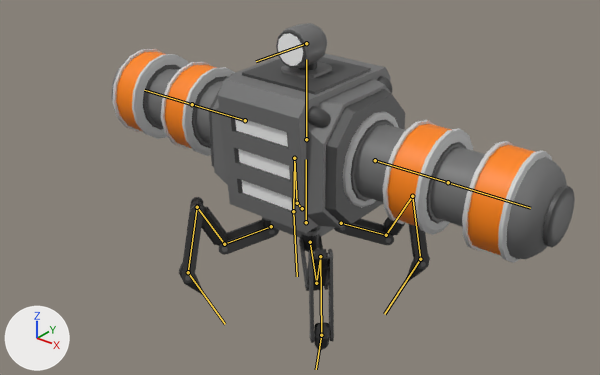
The FBX model BundleProject/Assets/Survivors/Technician/Allies/Mesh/TechnicianRobotMesh.fbx: old version first, new version second.
Before and after are seen from a camera (50 mm lens) standing at (1.82, -2.314, 1.822) and looking at (0.002, -0.042, 0.414). The lights are fixed; the arrows at lower left show +X, +Y and +Z. The bones that bend it are drawn over the model as lines.

The first picture shows 'TechnicianRobotTeslaMesh', 'TechnicianRobotTeslaWhiteMesh'.
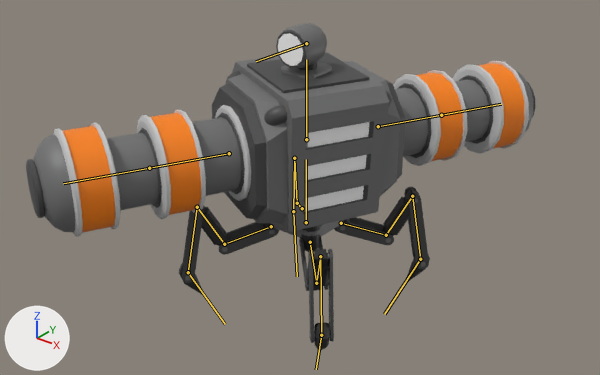
The newer file adds an action. The first version stands in its rest pose; the second is drawn at frame 14 of the action 'RobotTesla_Armature|TeslaRobot_Spin'.

The change, as a list of edits to the scene's bpy script:
```text
Change bone_bodyroot:
    where bone_bodyroot = bpy.data.objects['RobotTesla_Armature'].pose.bones['Bodyroot']  # child of 'ROOT'
    bone_bodyroot.rotation_quaternion: (1.0, 0.0, 0.0, 0.0) -> (0.529, 0.0, -0.849, 0.0)  # degrees (0, 0, 0) -> degrees (0, -116, 0)
```

Pixel boxes [x1, y1, x2, y2] of what changed, in the pictures (600 x 375 px):
'TechnicianRobotTeslaMesh', posed (10% wider)
    before: [111, 23, 575, 351]
    after: [26, 23, 535, 351]
